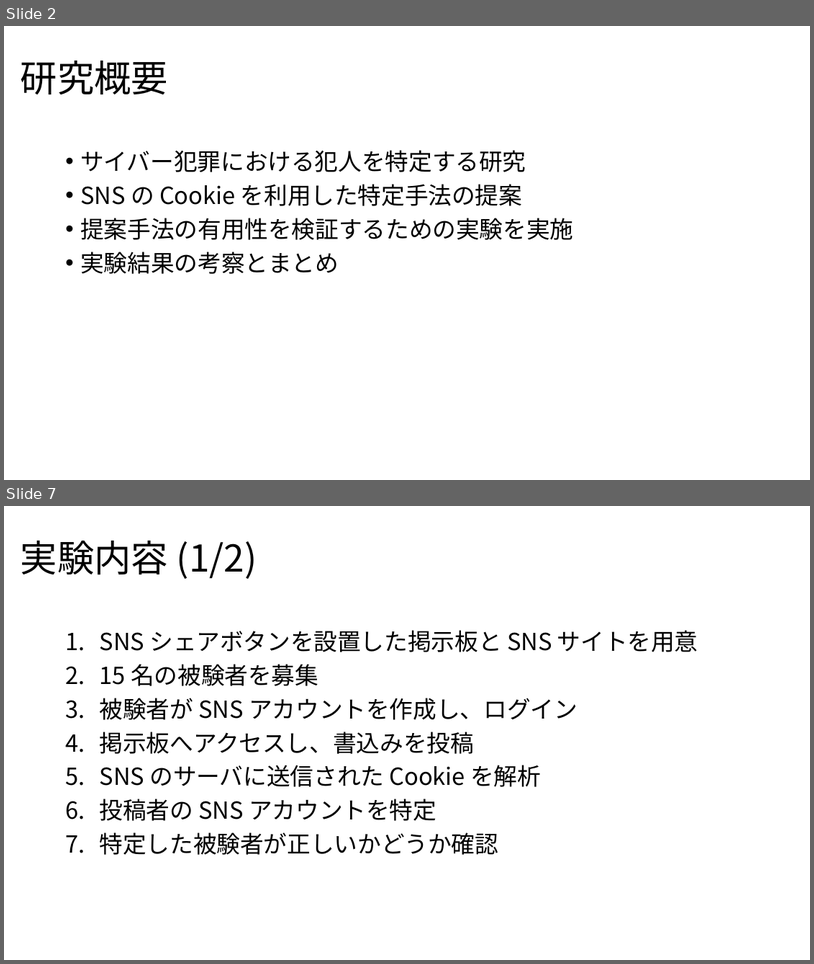
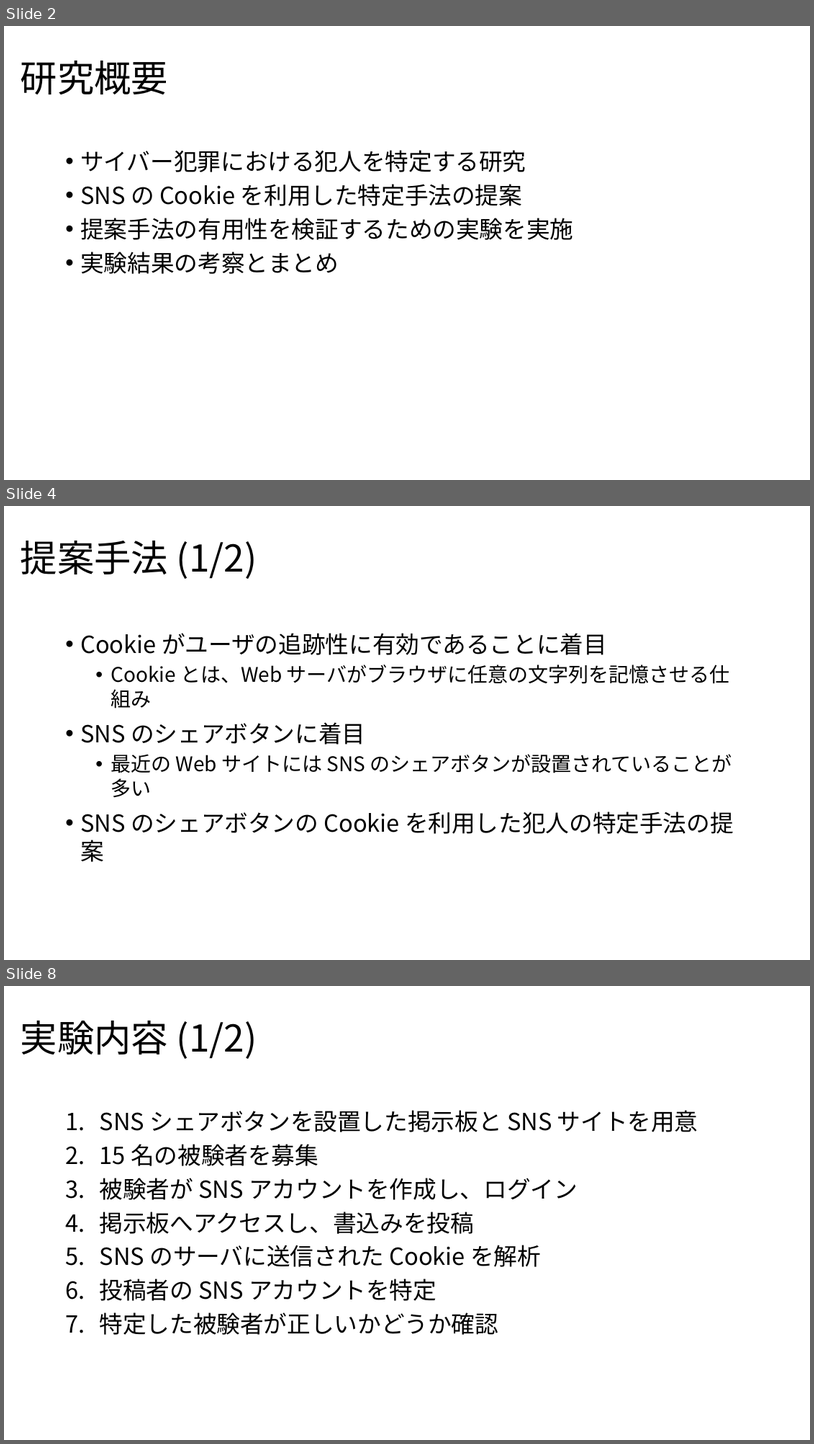
Before and after one commit to noraworld/graduation-thesis, a slide deck: presentation_slides.pptx. Shown one above the other, each under a label of ours: slides 2 and 7 before the commit, slides 2, 4 and 8 after it; the slides between them are not shown. The pictures are 814x964 and 814x1444 pixels, drawn with LibreOffice and Linux fonts; fonts in the diff are those of the drawing. Boxes give left, top, right and bottom in pixels: in the first picture for what was removed or moved away, otherwise in the second. Text is boxed around its words. In the diff, an @@ line names an element or a change of style, - is before the commit and + after.

Commit message:
研究背景の修正 (一部を提案手法に分割)

```diff
--- a/presentation_slides.pptx
+++ b/presentation_slides.pptx
@@ slide 4 added at (4,506,810,960), background #FFFFFF @@
@@ title added at (21,541,257,579), 44 pt, text #000000 @@
+提案手法 (1/2)
@@ text added at (80,633,734,862), 28 pt, text #000000 @@
+• Cookie がユーザの追跡性に有効であることに着目
+  • Cookie とは、Web サーバがブラウザに任意の文字列を記憶させる仕組み
+• SNS のシェアボタンに着目
+  • 最近の Web サイトには SNS のシェアボタンが設置されていることが多い
+• SNS のシェアボタンの Cookie を利用した犯人の特定手法の提案
@@ what was slide 7 is now slide 8 @@
```
Also in this commit, not shown: 2 slides changed.
